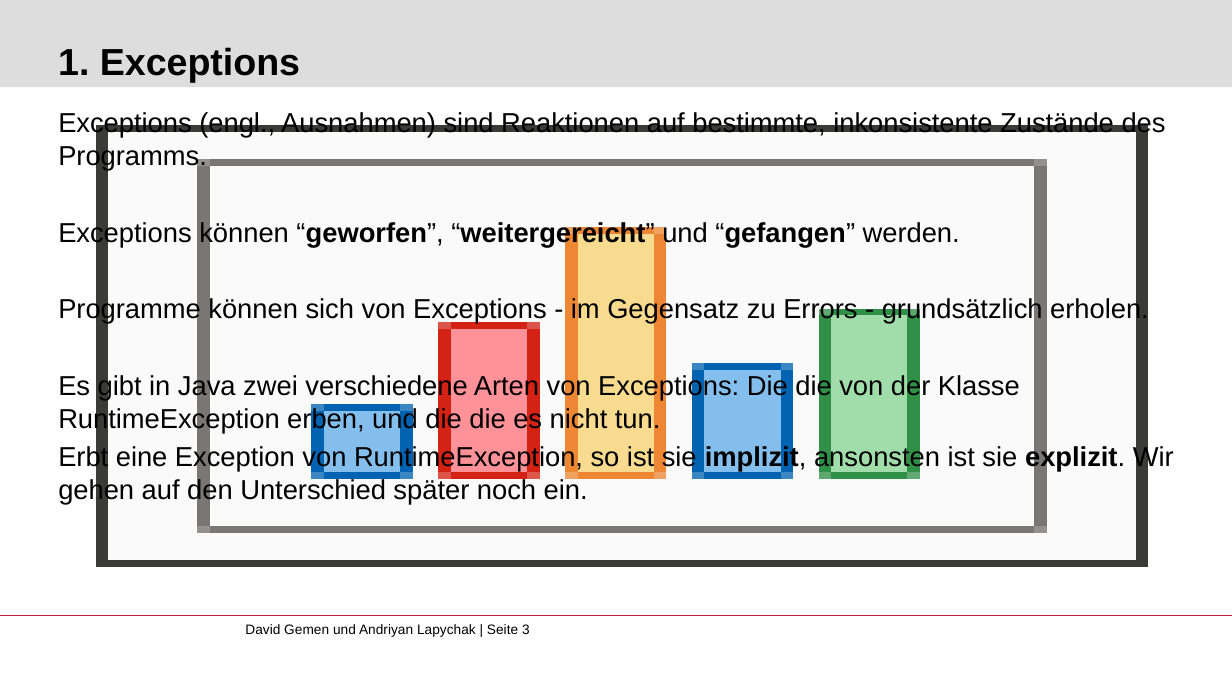
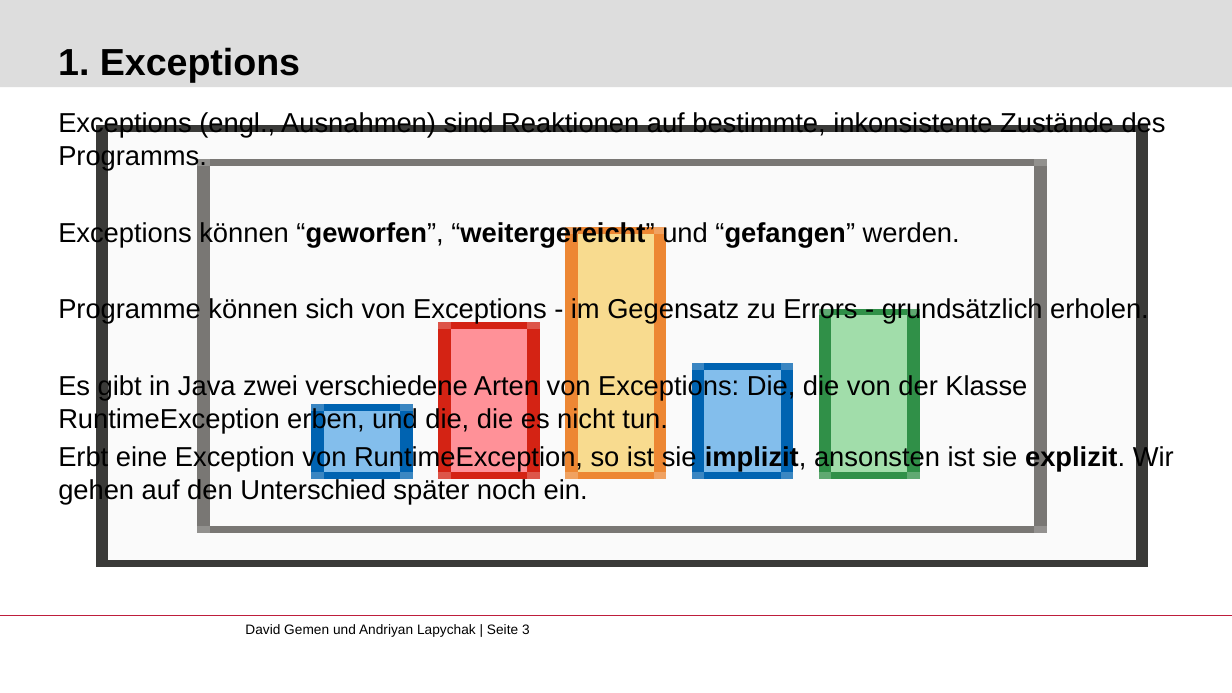
Before and after one commit to gemdav/Programmieren-1-Tutorium, a slide deck: slide 3 of slides/11_exceptions.pptx. Drawn at 1232x693 pixels with LibreOffice and Linux fonts; fonts in the diff are those of the drawing; background and template pictures are left out. Boxes give left, top, right and bottom in pixels: in the first picture for what was removed or moved away, otherwise in the second. Text is boxed around its words. In the diff, an @@ line names an element or a change of style, - is before the commit and + after.

```diff
--- a/slides/11_exceptions.pptx
+++ b/slides/11_exceptions.pptx
@@ text at [58, 374, 1027, 434]: text changed @@
-Es gibt in Java zwei verschiedene Arten von Exceptions: Die die von der Klasse RuntimeException erben, und die die es nicht tun.
+Es gibt in Java zwei verschiedene Arten von Exceptions: Die, die von der Klasse RuntimeException erben, und die, die es nicht tun.
```
Also in this commit, not shown: 1 other slide changed, 50 other files.
